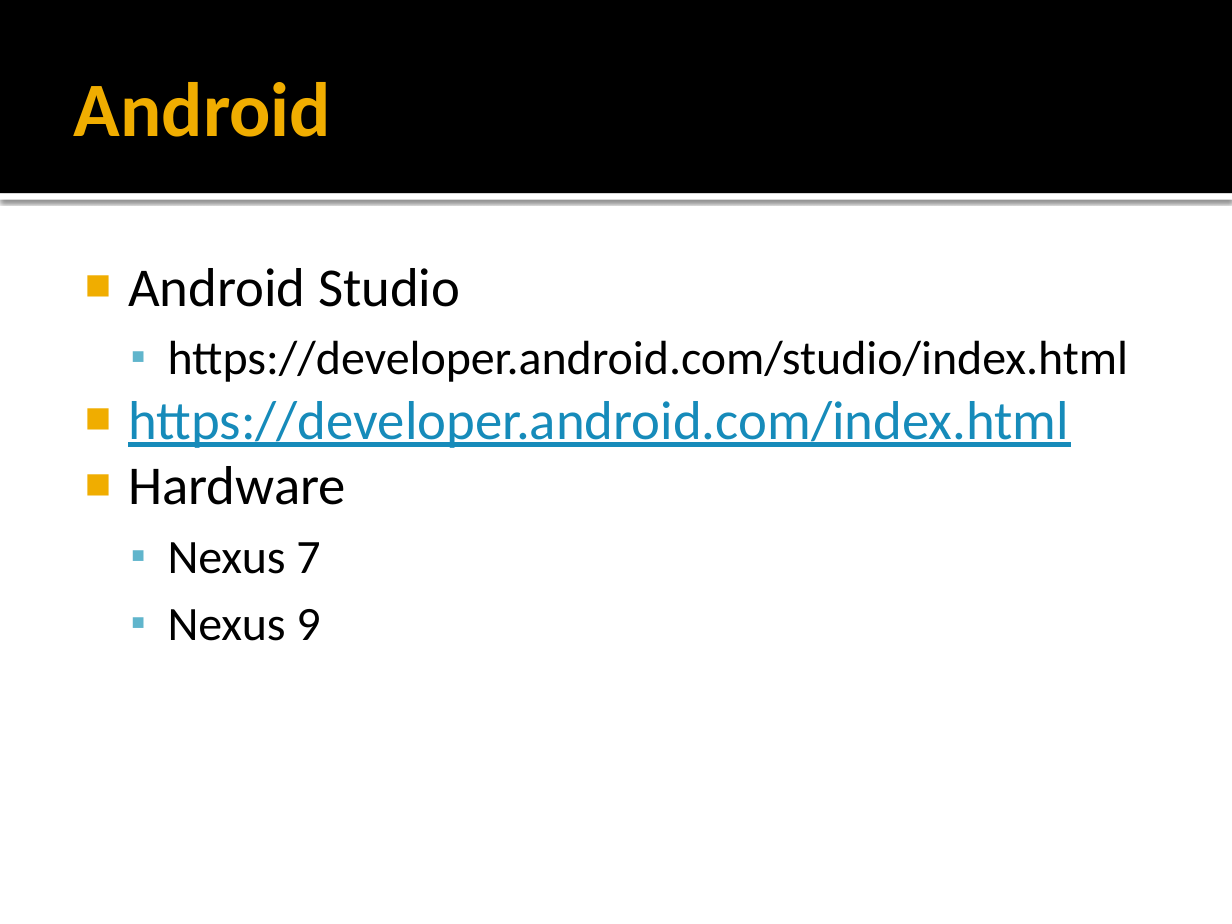
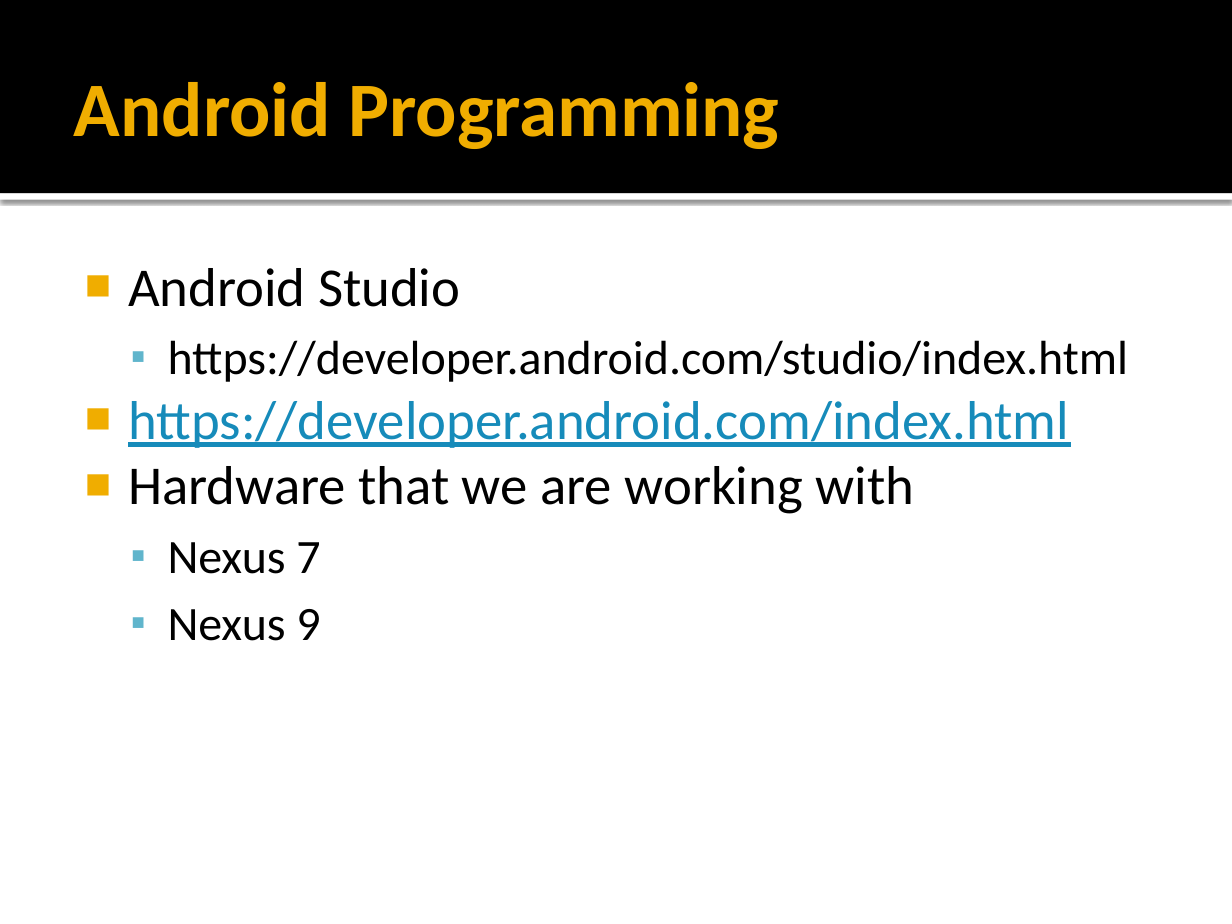
Before and after one commit to HVA-FRC-3824/AndroidLearning, a slide deck: slide 6 of Presentation.pptx (slide 5 before the commit). Drawn at 1232x924 pixels with LibreOffice and Linux fonts; fonts in the diff are those of the drawing. Boxes give left, top, right and bottom in pixels: in the first picture for what was removed or moved away, otherwise in the second. Text is boxed around its words. In the diff, an @@ line names an element or a change of style, - is before the commit and + after.

```diff
--- a/Presentation.pptx
+++ b/Presentation.pptx
@@ title at (x1=74, y1=82, x2=779, y2=149): text changed @@
-Android
+Android Programming
@@ text at (x1=128, y1=466, x2=914, y2=514): text changed @@
-■ Hardware
+■ Hardware that we are working with
```
Also in this commit, not shown: 3 other slides changed, 1 slide added, 3 other files.
